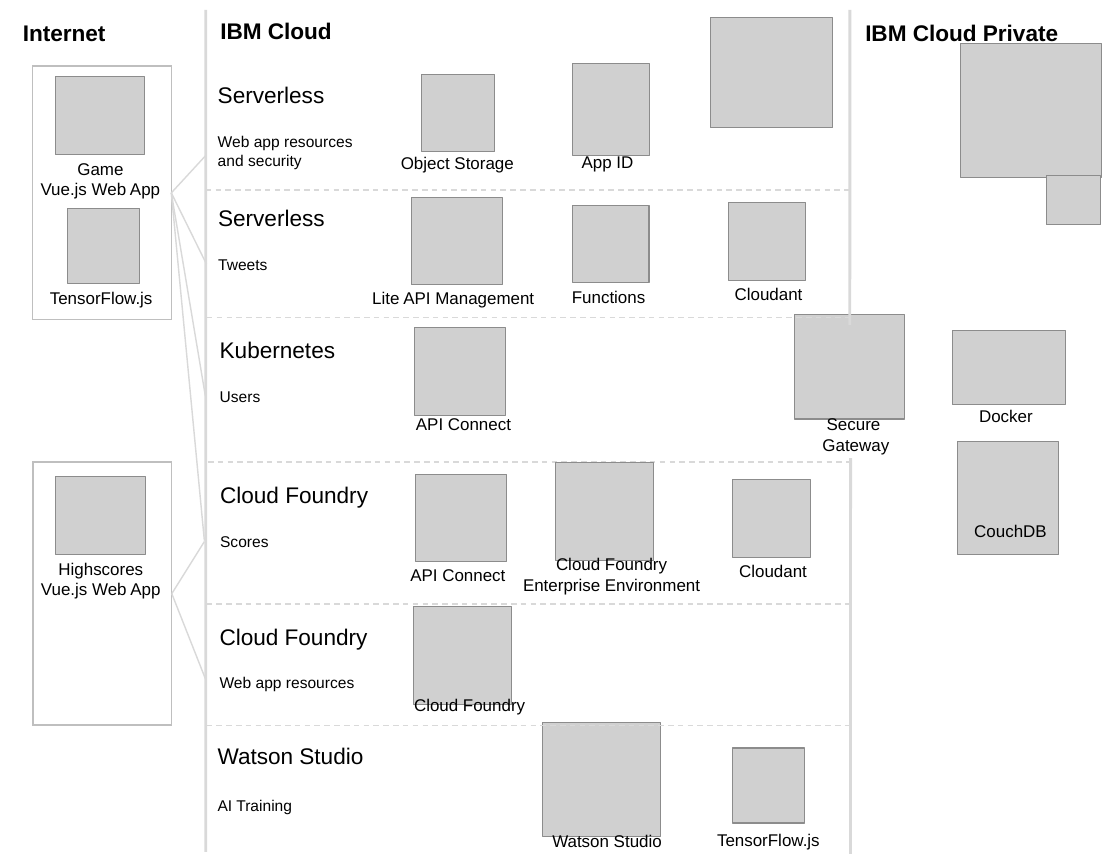
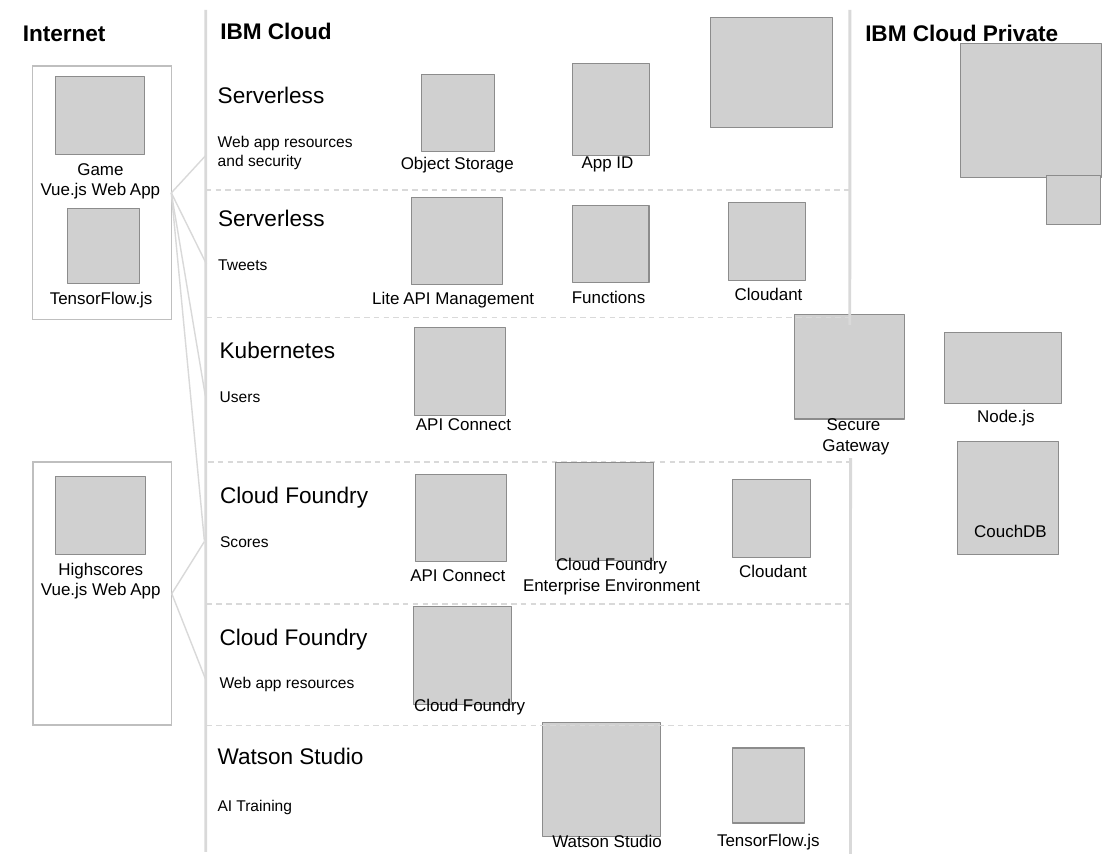
Before and after one commit to IBM/blue-cloud-mirror, a slide deck: slide 1 of images/architecture.pptx. Drawn at 1120x865 pixels with LibreOffice and Linux fonts; fonts in the diff are those of the drawing; grey boxes stand for pictures. Boxes give left, top, right and bottom in pixels: in the first picture for what was removed or moved away, otherwise in the second. Text is boxed around its words. In the diff, an @@ line names an element or a change of style, - is before the commit and + after.

```diff
--- a/images/architecture.pptx
+++ b/images/architecture.pptx
@@ picture: place and size @@
-picture at bbox=[952, 331, 1065, 405]
+picture at bbox=[945, 332, 1062, 403]
@@ text at bbox=[977, 409, 1034, 426]: text changed @@
-Docker
+Node.js
```
Also in this commit, not shown: 3 other slides changed, 11 other files.
